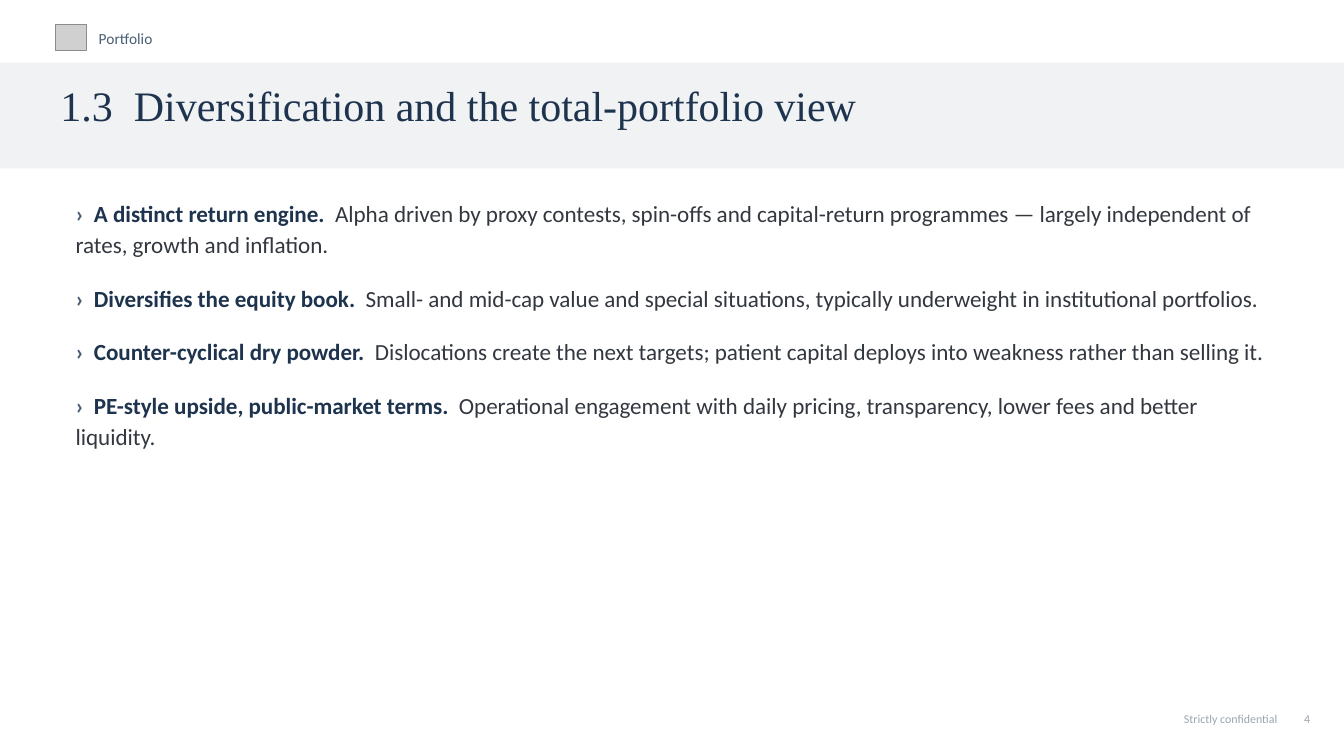
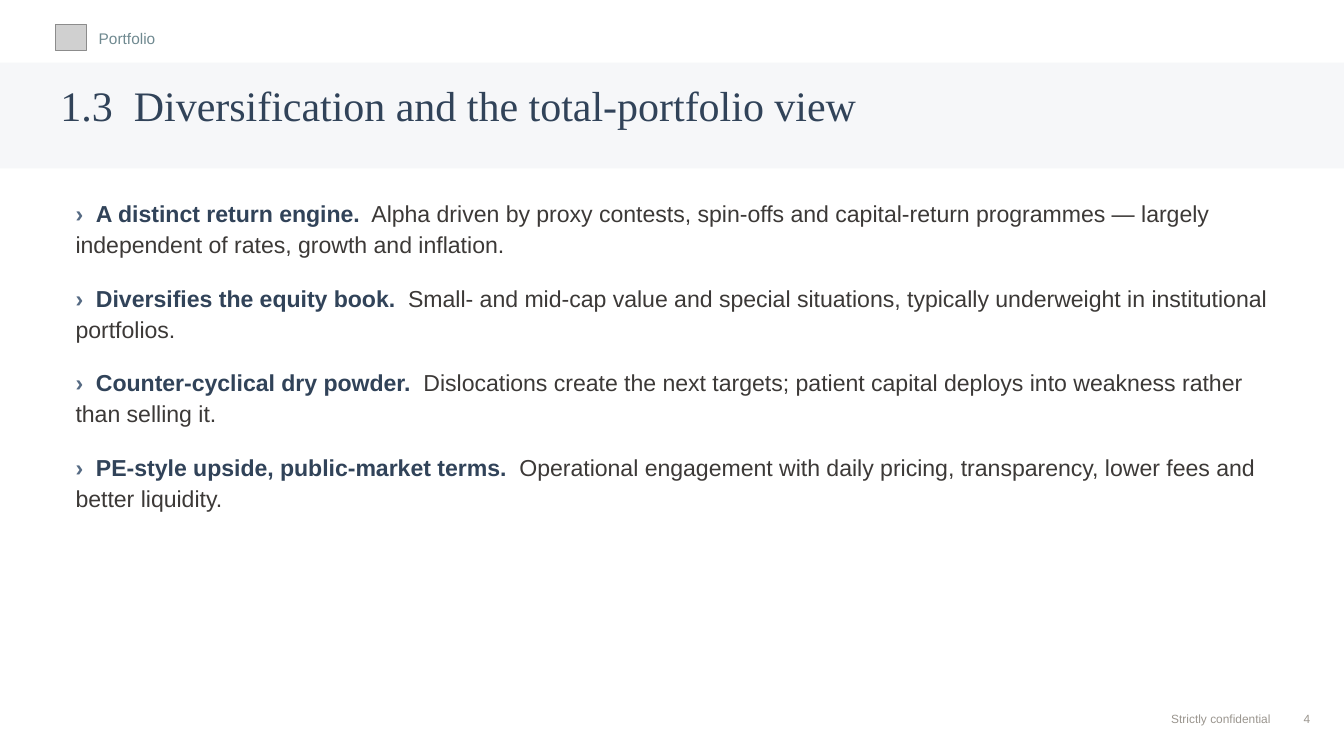
Before and after one commit to charette-lab/Claude, a slide deck: slide 6 of Athanase_Engaged_Ownership_Allocator_Deck.pptx. Drawn at 1344x756 pixels with LibreOffice and Linux fonts; fonts in the diff are those of the drawing; grey boxes stand for pictures. Boxes give left, top, right and bottom in pixels: in the first picture for what was removed or moved away, otherwise in the second. Text is boxed around its words. In the diff, an @@ line names an element or a change of style, - is before the commit and + after.

```diff
--- a/Athanase_Engaged_Ownership_Allocator_Deck.pptx
+++ b/Athanase_Engaged_Ownership_Allocator_Deck.pptx
@@ text "Portfolio" at <box>99,33,156,44</box>: font Calibri to Arial, text colour #4A5D75 to #6F8990 @@
@@ rectangle at <box>0,63,1344,168</box>: fill #F1F2F4 to #F6F7F9 @@
@@ text "1.3 Diversification and the total-portfolio ..." at <box>60,91,856,129</box>: text colour #1E334E to #314359 @@
@@ text "› A distinct return engine. ..." at <box>76,205,1267,512</box>: font Calibri to Arial; text colour #4A5D75 to #556A83 in "›", "›", "›", "›"; text colour #1E334E to #314359 in "A distinct return engine.", "Diversifies the equity book.", "Counter-cyclical dry powder.", "PE-style upside, public-market terms."; text colour #333840 to #3C3937 in "Alpha driven by proxy contests, spin-offs and ...", "Small- and mid-cap value and special situations, ...", "Dislocations create the next targets; patient capital ...", "Operational engagement with daily pricing, transparency, low ..." @@
@@ text "Strictly confidential 4" at <box>1171,714,1311,726</box>: font Calibri to Arial, text colour #9AA4B0 to #9A958E @@
```
Also in this commit, not shown: 26 other slides changed, 1 other file.
